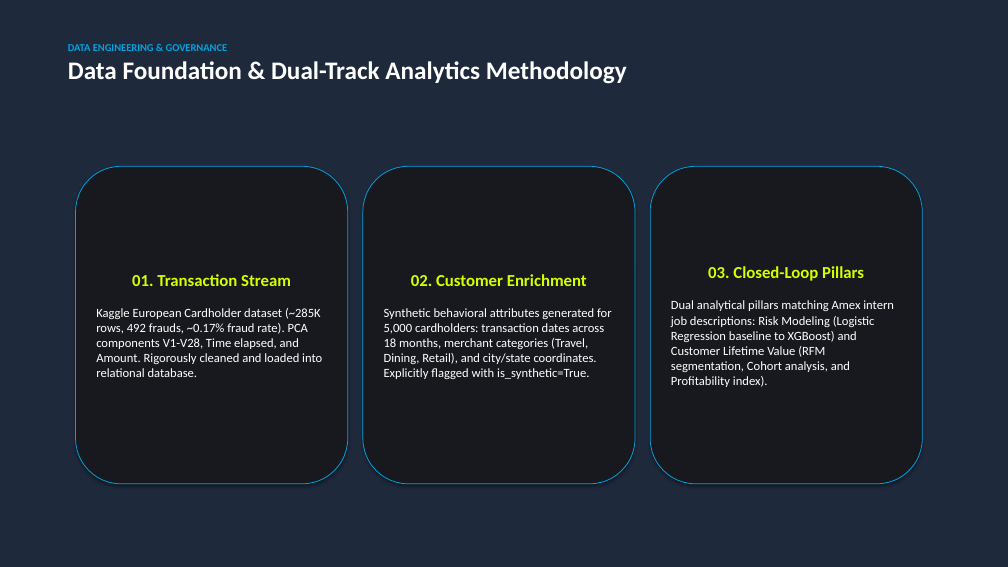
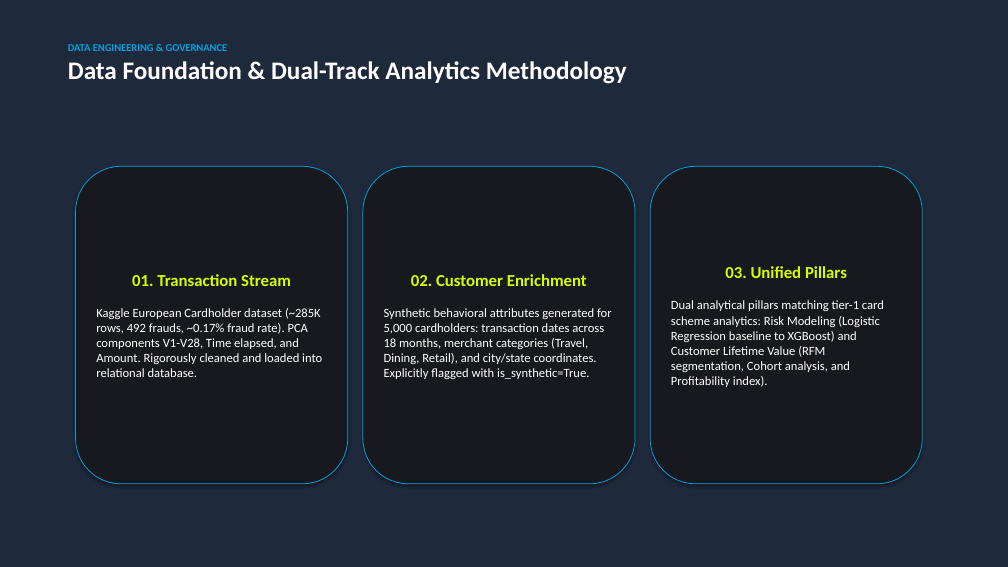
Before and after one commit to ameydongre10/SpendSense, a slide deck: slide 2 of deliverables/SpendSense_Recommendations.pptx. Drawn at 1008x567 pixels with LibreOffice and Linux fonts; fonts in the diff are those of the drawing. Boxes give left, top, right and bottom in pixels: in the first picture for what was removed or moved away, otherwise in the second. Text is boxed around its words. In the diff, an @@ line names an element or a change of style, - is before the commit and + after.

Commit message:
feat: neutralize branding to Global Card Payments Network, add interactive decision slider, live counter easing, anomaly search, and Render blueprint

```diff
--- a/deliverables/SpendSense_Recommendations.pptx
+++ b/deliverables/SpendSense_Recommendations.pptx
@@ text in rounded rectangle at (671,266,884,387): text changed @@
-03. Closed-Loop Pillars
-Dual analytical pillars matching Amex intern job descriptions: Risk Modeling (Logistic Regression baseline to XGBoost) and Customer Lifetime Value (RFM segmentation, Cohort analysis, and Profitability index).
+03. Unified Pillars
+Dual analytical pillars matching tier-1 card scheme analytics: Risk Modeling (Logistic Regression baseline to XGBoost) and Customer Lifetime Value (RFM segmentation, Cohort analysis, and Profitability index).
```
Also in this commit, not shown: 1 other slide changed, 13 other files.
